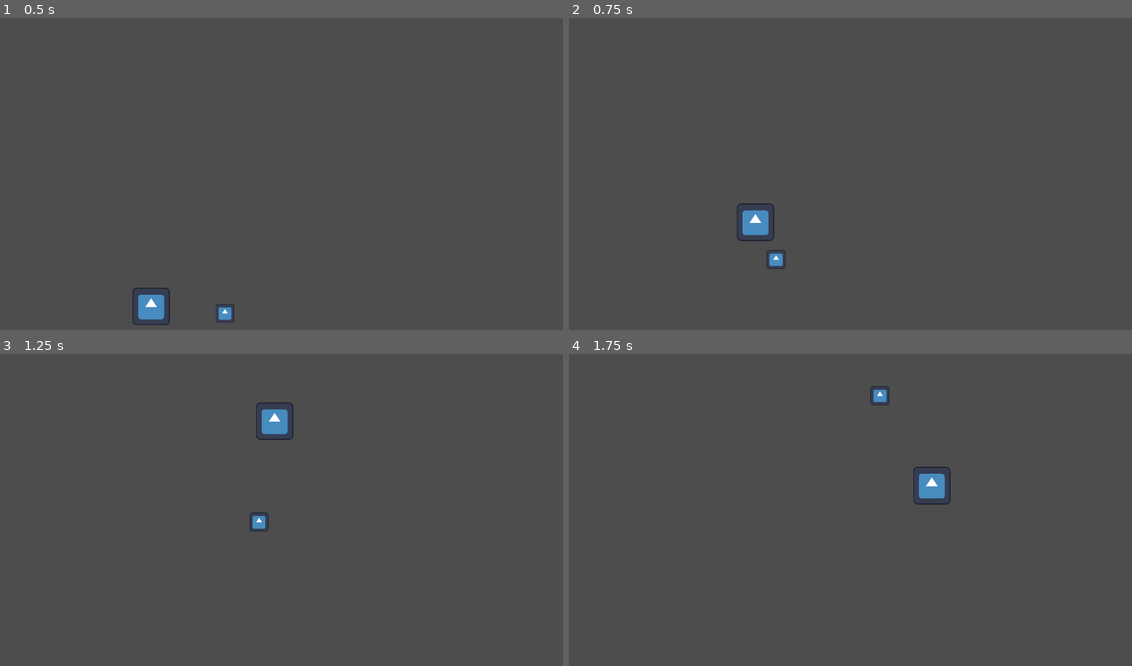
Above: before the commit, frames 1-4 (two rows, left to right).
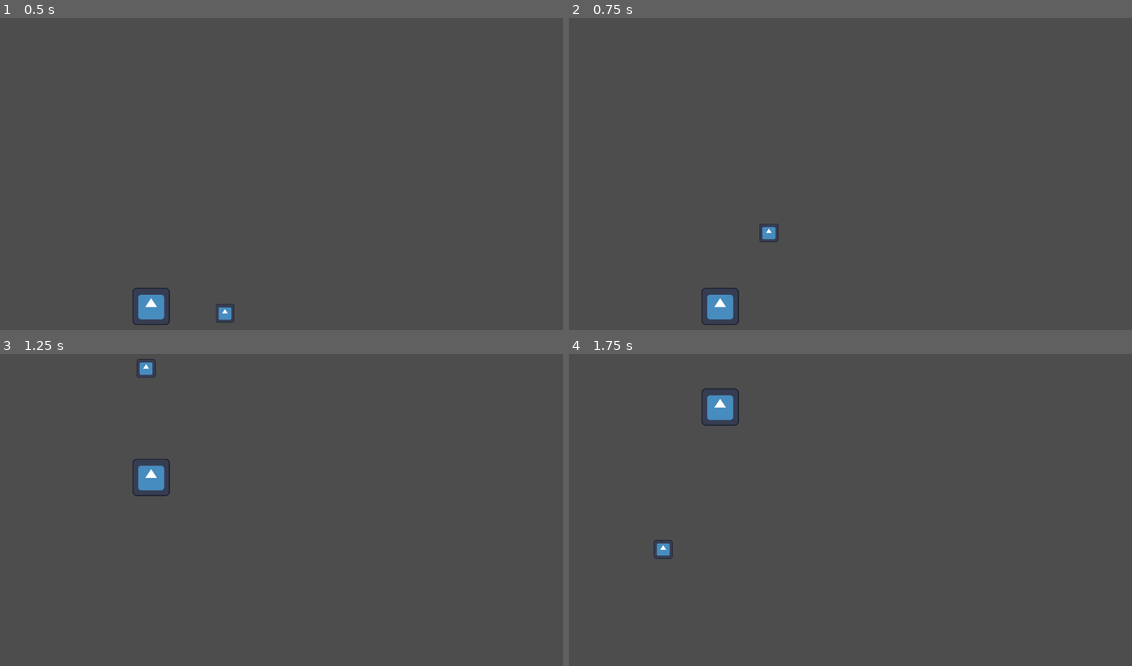
Above: after the commit, the same moments.

Repository: WilliamRelken/open_ball_game
Game: Godot game, scene res://Map.tscn
Same seed, same stepped clock (60 frames per second), same inputs: the game is played once before the commit and once after it. The engine's default icon, where the game draws it, is replaced by a stand-in: a white triangle on a blue panel in a dark square.
Inputs (mouse positions are in pixels of both pictures, inside the frame that each line leads up to):
- Up to frame 1 (0.5 s): no input
- Up to frame 2 (0.75 s): tap Enter (ui_accept) at 0.5 s; move the mouse to (974, 158) at 0.52 s; hold Right (ui_right) from 0.53 s (still down); click (974, 158) at 0.6 s
- Up to frame 3 (1.25 s): keep holding Right (ui_right); tap Space (jump, bound only after the commit) at 0.77, 1.07 s; tap Enter (ui_accept) at 0.8 s
- Up to frame 4 (1.75 s): keep holding Right (ui_right); move the mouse to (737, 525) at 1.27 s; tap Enter (ui_accept) at 1.35 s; tap Space (jump, bound only after the commit) at 1.52 s; tap S (duck, bound only after the commit) at 1.55 s

Frame 1 is identical in both runs. In frame 2, 1.1% of the frame differs, in the area x 23-39%, y 59-99%; in frame 3, 1.2%; in frame 4, 1.2%, in the area x 15-68%, y 10-66%.

Commit message:
configure input map and project settings

Diff:
--- a/Character.gd
+++ b/Character.gd
@@ -8,7 +8,7 @@
 const SWING_TIME = 0.2
 
 # Get the gravity from the project settings to be synced with RigidBody nodes.
-var gravity = 2500 #ProjectSettings.get_setting("physics/2d/default_gravity")
+var gravity = ProjectSettings.get_setting("physics/2d/default_gravity")
 var jump_count = EXTRA_JUMPS
 var swinging = false
 
@@ -18,16 +18,16 @@
 		velocity.y += gravity * delta
 
 	# Handle jump.
-	if (Input.is_action_just_pressed("ui_accept") or Input.is_action_just_pressed("ui_up")) and jump_count > 0:
+	if (Input.is_action_just_pressed("jump")) and jump_count > 0:
 		velocity.y = JUMP_VELOCITY
 		jump_count = jump_count - 1
 
 	if (jump_count != EXTRA_JUMPS and is_on_floor()): jump_count = EXTRA_JUMPS
 
-	if Input.is_action_pressed("ui_down") and velocity.y > 0:
-		velocity.y *= 1.2
+	if Input.is_action_pressed("duck") and velocity.y > 0:
+		velocity.y *= 1.1
 
-	if Input.is_action_just_pressed("attack"):
+	if Input.is_action_just_pressed("swing"):
 		var timer: SceneTreeTimer = get_tree().create_timer(SWING_TIME)
 		swinging = true
 		timer.timeout.connect(stop_swinging)
@@ -35,9 +35,7 @@
 	if (swinging):
 		trigger_hit()
 
-	# Get the input direction and handle the movement/deceleration.
-	# As good practice, you should replace UI actions with custom gameplay actions.
-	var direction = Input.get_axis("ui_left", "ui_right")
+	var direction = Input.get_axis("move_left", "move_right")
 	if direction:
 		velocity.x = direction * SPEED
 	else:
--- a/project.godot
+++ b/project.godot
@@ -55,10 +55,36 @@
 , Object(InputEventKey,"resource_local_to_scene":false,"resource_name":"","device":-1,"window_id":0,"alt_pressed":false,"shift_pressed":false,"ctrl_pressed":false,"meta_pressed":false,"pressed":false,"keycode":0,"physical_keycode":83,"key_label":0,"unicode":115,"echo":false,"script":null)
 ]
 }
-attack={
+swing={
 "deadzone": 0.5,
 "events": [Object(InputEventMouseButton,"resource_local_to_scene":false,"resource_name":"","device":-1,"window_id":0,"a …(258 unchanged characters)…
 , Object(InputEventJoypadButton,"resource_local_to_scene":false,"resource_name":"","device":-1,"button_index":2,"pressure":0.0,"pressed":true,"script":null)
+]
+}
+move_left={
+"deadzone": 0.5,
+"events": [Object(InputEventKey,"resource_local_to_scene":false,"resource_name":"","device":-1,"window_id":0,"alt_pressed":false,"shift_pressed":false,"ctrl_pressed":false,"meta_pressed":false,"pressed":false,"keycode":0,"physical_keycode":65,"key_label":0,"unicode":97,"echo":false,"script":null)
+, Object(InputEventJoypadMotion,"resource_local_to_scene":false,"resource_name":"","device":-1,"axis":0,"axis_value":-1.0,"script":null)
+, Object(InputEventJoypadButton,"resource_local_to_scene":false,"resource_name":"","device":-1,"button_index":13,"pressure":0.0,"pressed":true,"script":null)
+]
+}
+move_right={
+"deadzone": 0.5,
+"events": [Object(InputEventKey,"resource_local_to_scene":false,"resource_name":"","device":-1,"window_id":0,"alt_pressed":false,"shift_pressed":false,"ctrl_pressed":false,"meta_pressed":false,"pressed":false,"keycode":0,"physical_keycode":68,"key_label":0,"unicode":100,"echo":false,"script":null)
+, Object(InputEventJoypadMotion,"resource_local_to_scene":false,"resource_name":"","device":-1,"axis":0,"axis_value":1.0,"script":null)
+, Object(InputEventJoypadButton,"resource_local_to_scene":false,"resource_name":"","device":-1,"button_index":14,"pressure":0.0,"pressed":true,"script":null)
+]
+}
+jump={
+"deadzone": 0.5,
+"events": [Object(InputEventKey,"resource_local_to_scene":false,"resource_name":"","device":-1,"window_id":0,"alt_pressed":false,"shift_pressed":false,"ctrl_pressed":false,"meta_pressed":false,"pressed":false,"keycode":0,"physical_keycode":32,"key_label":0,"unicode":32,"echo":false,"script":null)
+, Object(InputEventJoypadButton,"resource_local_to_scene":false,"resource_name":"","device":-1,"button_index":0,"pressure":0.0,"pressed":true,"script":null)
+]
+}
+duck={
+"deadzone": 0.5,
+"events": [Object(InputEventKey,"resource_local_to_scene":false,"resource_name":"","device":-1,"window_id":0,"alt_pressed":false,"shift_pressed":false,"ctrl_pressed":false,"meta_pressed":false,"pressed":false,"keycode":0,"physical_keycode":83,"key_label":0,"unicode":115,"echo":false,"script":null)
+, Object(InputEventJoypadButton,"resource_local_to_scene":false,"resource_name":"","device":-1,"button_index":12,"pressure":0.0,"pressed":true,"script":null)
 ]
 }
 
@@ -70,7 +96,7 @@
 
 [physics]
 
-2d/default_gravity=1500.0
+2d/default_gravity=2500.0
 
 [rendering]
 
